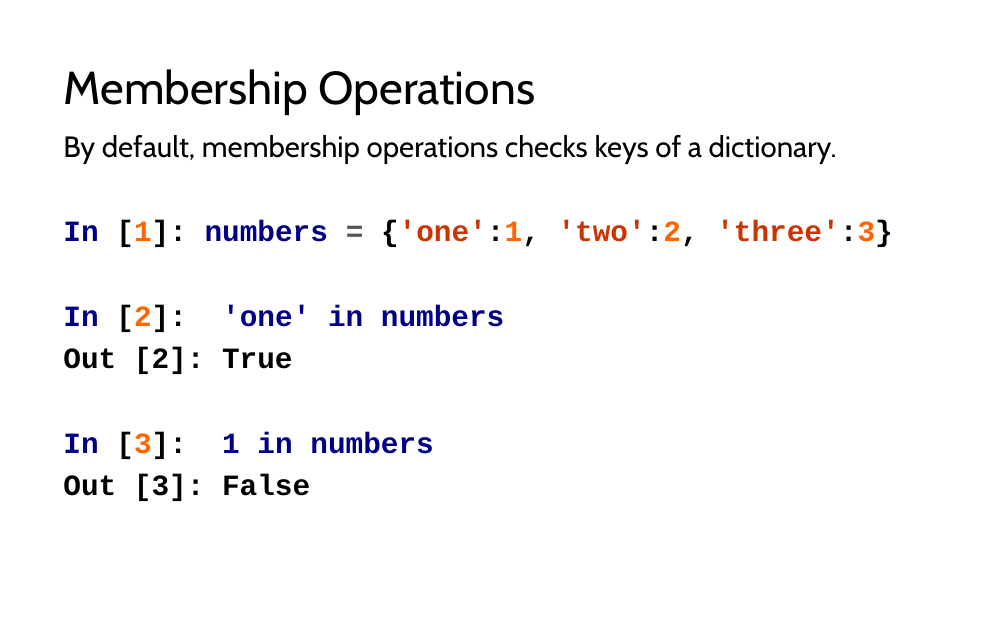
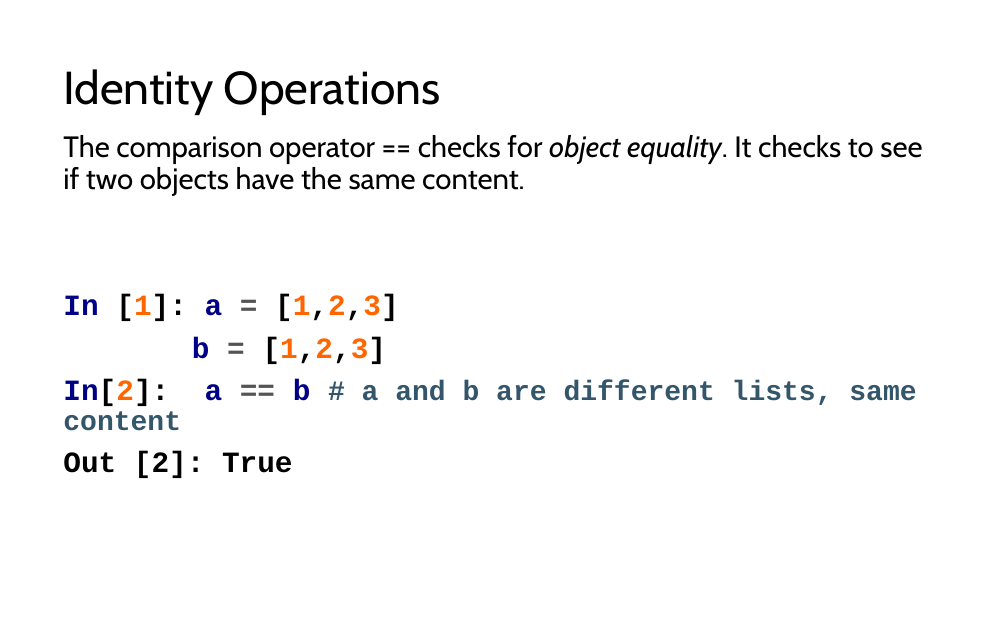
Before and after one commit to LongBaoNguyen/longbaonguyen.github.io, a slide deck: slide 28 of courses/apcsp/lect7.pptx (slide 24 before the commit). Drawn at 1008x630 pixels with LibreOffice and Linux fonts; fonts in the diff are those of the drawing. Boxes give left, top, right and bottom in pixels: in the first picture for what was removed or moved away, otherwise in the second. Text is boxed around its words. In the diff, an @@ line names an element or a change of style, - is before the commit and + after.

```diff
--- a/courses/apcsp/lect7.pptx
+++ b/courses/apcsp/lect7.pptx
@@ title at (63, 69, 440, 115): text changed @@
-Membership Operations
+Identity Operations
@@ text at (63, 135, 922, 431): text changed; font Courier New to Cabin; bold off @@
-By default, membership operations checks keys of a dictionary.
-In [1]: numbers = {'one':1, 'two':2, 'three':3}
-In [2]: 'one' in numbers
+The comparison operator == checks for object equality. It checks to see if two objects have the same content.
+In [1]: a = [1,2,3]
+b = [1,2,3]
+In[2]: a == b # a and b are different lists, same content
@@ text at (63, 432, 433, 501): paragraphs removed @@
-In [3]: 1 in numbers
-Out [3]: False
```
Also in this commit, not shown: 15 other slides changed, 20 slides added, 14 slides removed, 14 other files.
